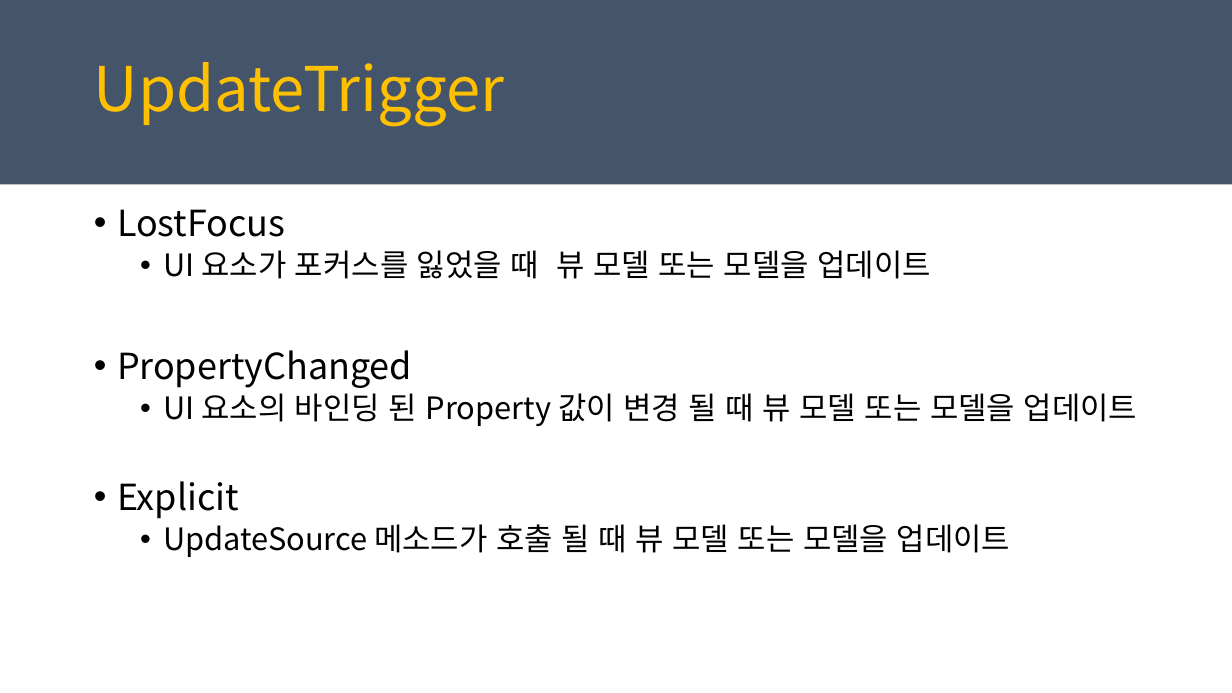
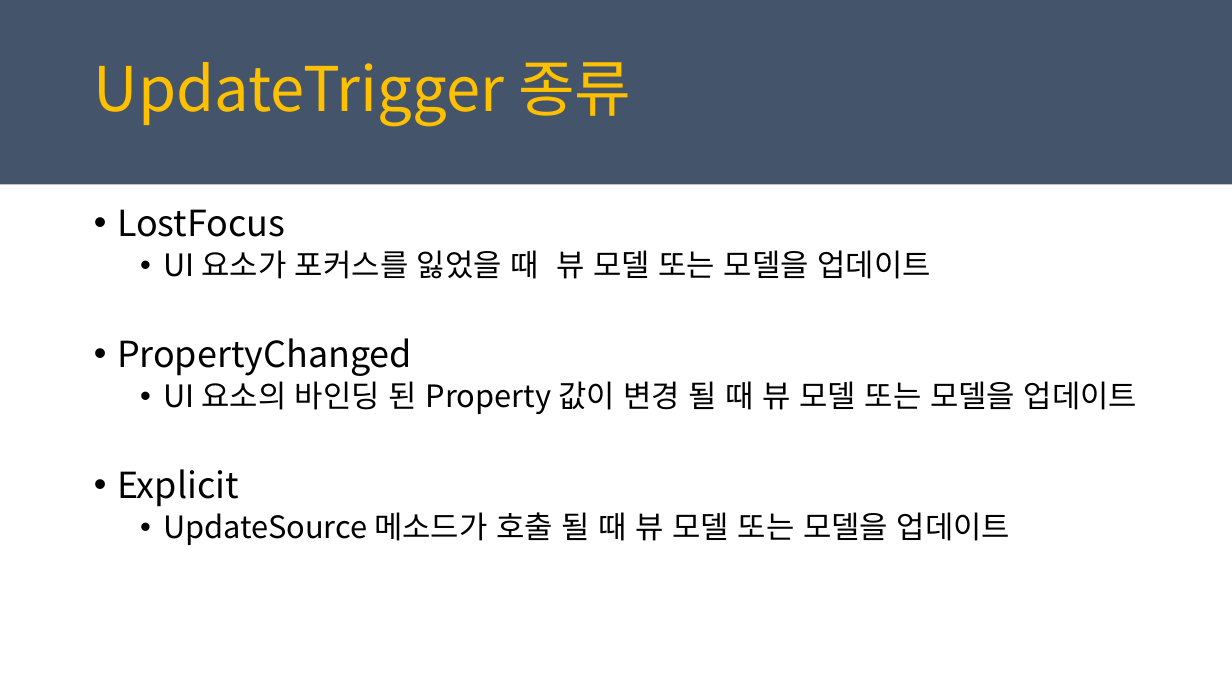
Before and after one commit to juniair/Summary-PPT, a slide deck: slide 9 of PRISM_MVVM_사용.pptx. Drawn at 1232x693 pixels with LibreOffice and Linux fonts; fonts in the diff are those of the drawing. Boxes give left, top, right and bottom in pixels: in the first picture for what was removed or moved away, otherwise in the second. Text is boxed around its words. In the diff, an @@ line names an element or a change of style, - is before the commit and + after.

```diff
--- a/PRISM_MVVM_사용.pptx
+++ b/PRISM_MVVM_사용.pptx
@@ text at [94, 62, 631, 127]: text changed @@
-UpdateTrigger
+UpdateTrigger 종류
@@ text "LostFocus" rewrapped from [117, 209, 1137, 557] to [117, 209, 1137, 545] @@
```
Also in this commit, not shown: 10 other slides changed, 1 slide removed, 22 other files.
